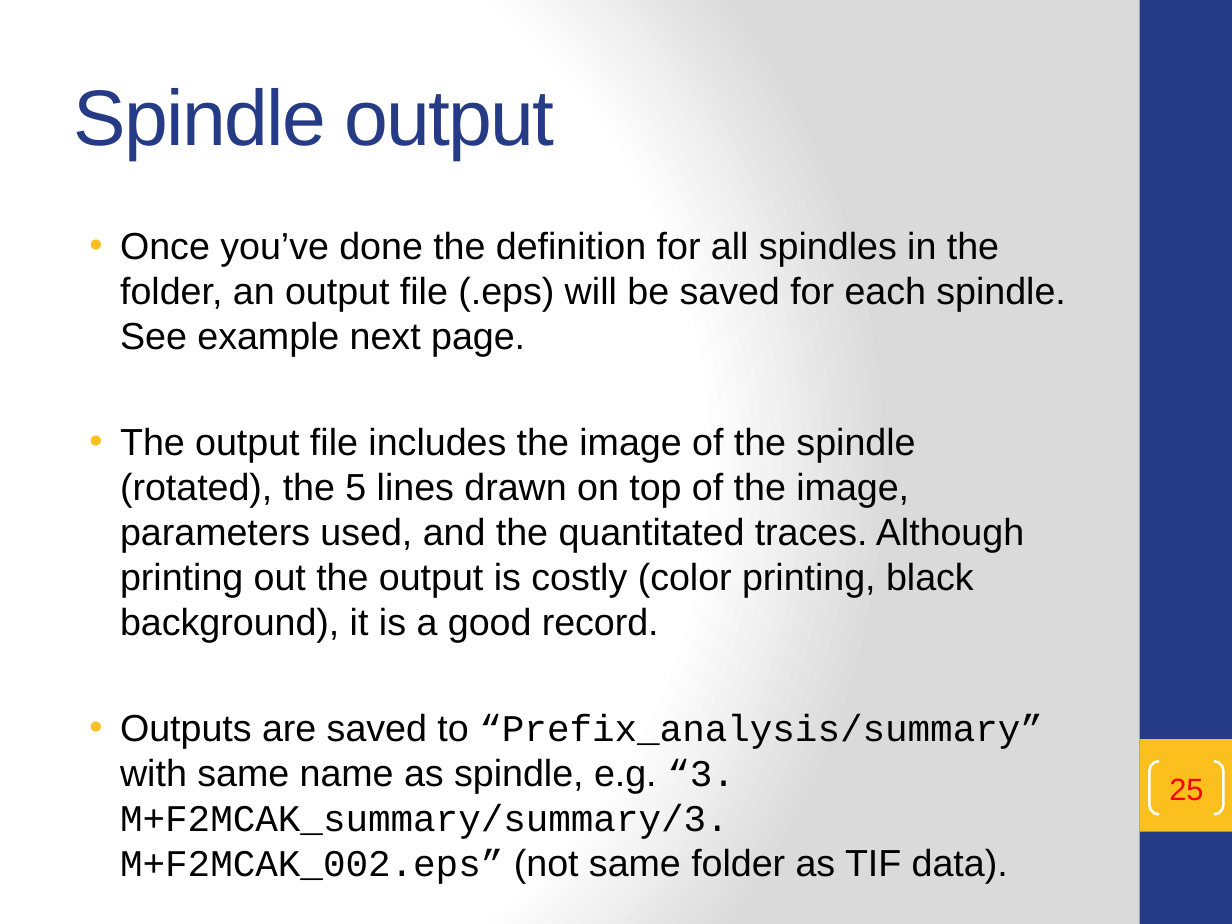
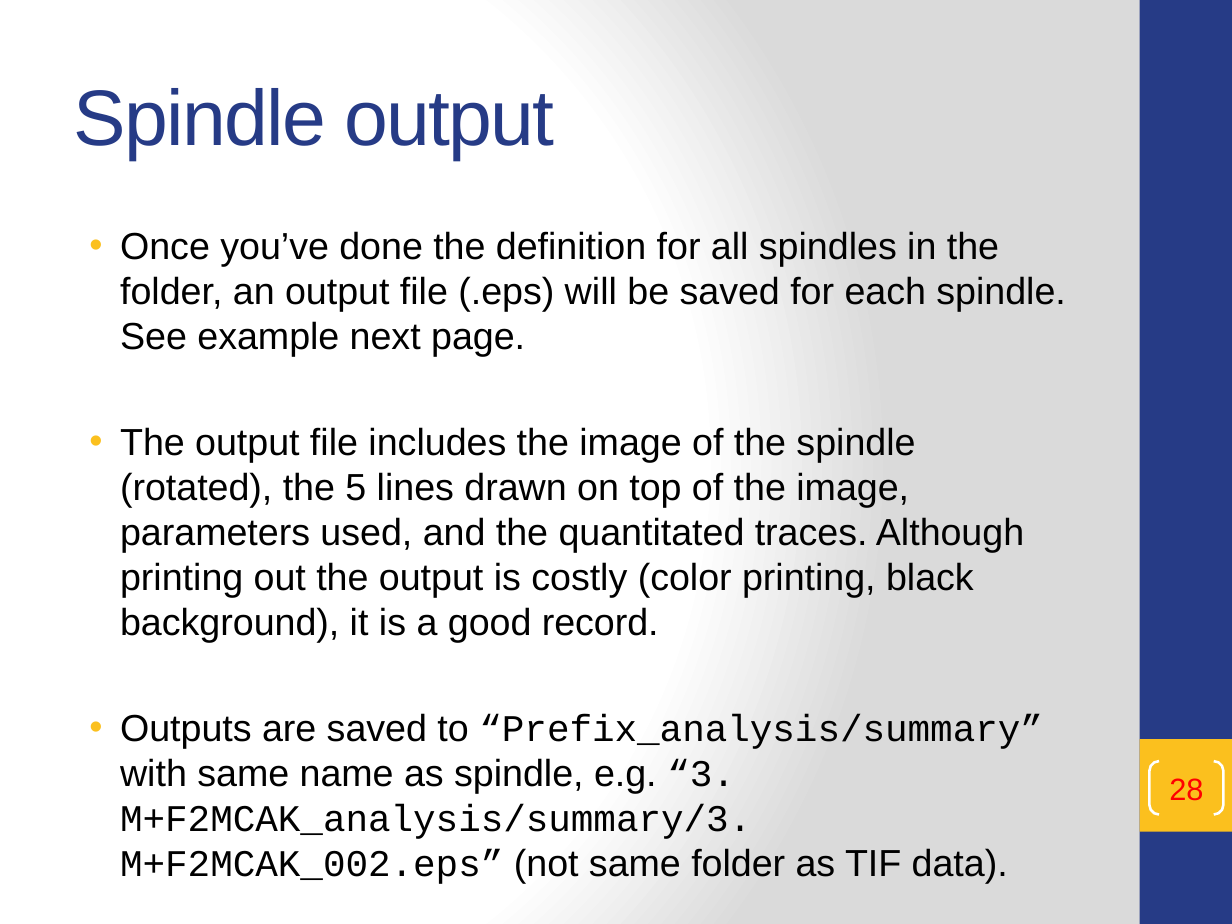
Before and after one commit to t47io/SpindleUtil, a slide deck: slide 28 of Scripts/SpindleQuantify/README.pptx (slide 25 before the commit). Drawn at 1232x924 pixels with LibreOffice and Linux fonts; fonts in the diff are those of the drawing. Boxes give left, top, right and bottom in pixels: in the first picture for what was removed or moved away, otherwise in the second. Text is boxed around its words. In the diff, an @@ line names an element or a change of style, - is before the commit and + after.

```diff
--- a/Scripts/SpindleQuantify/README.pptx
+++ b/Scripts/SpindleQuantify/README.pptx
@@ text at (x1=120, y1=713, x2=1043, y2=884): text changed @@
-• Outputs are saved to “Prefix_analysis/summary” with same name as spindle, e.g. “3. M+F2MCAK_summary/summary/3. M+F2MCAK_002.eps” (not same folder as TIF data).
+• Outputs are saved to “Prefix_analysis/summary” with same name as spindle, e.g. “3. M+F2MCAK_analysis/summary/3. M+F2MCAK_002.eps” (not same folder as TIF data).
@@ page number at (x1=1169, y1=778, x2=1203, y2=801): text changed @@
-25
+28
```
Also in this commit, not shown: 8 other slides changed, 25 slides added, 2 other files.
